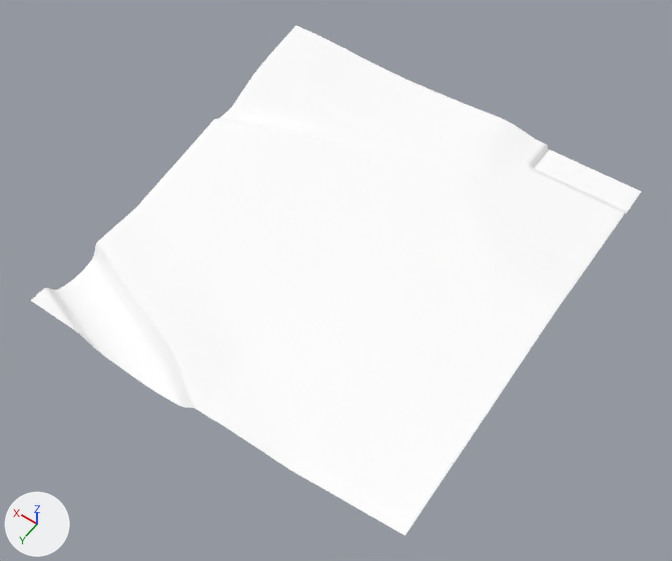
Two versions of the glTF model games/yorimichi/assets/belmonte/meshes/SM_BM_BT_Terrain_2_1.glb, one commit apart.
Camera for both pictures: a 50 mm lens placed at (-587.0, 71.0, 414.0), pointed at (-391.0, -203.0, -17.0). Arrows for +X, +Y and +Z are at lower left; the lights stay in place. The first picture is the older version.

Objects in the first picture: 'SM_BM_BT_Terrain_2_1'.
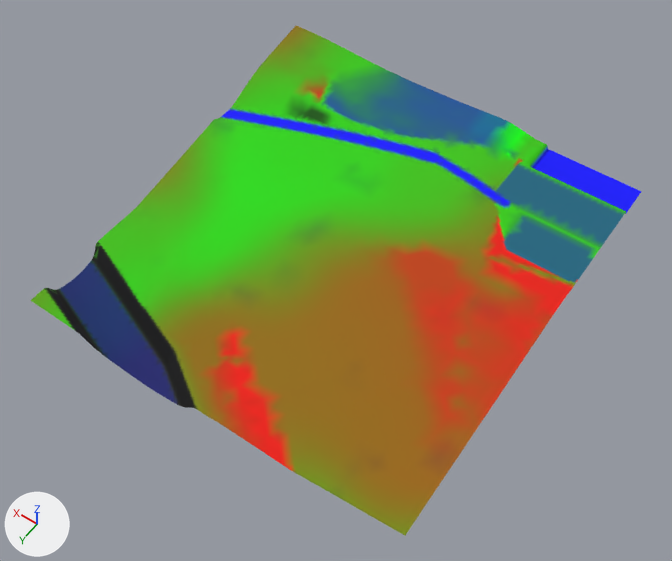
Where the change shows, as pixel boxes (x1, y1, x2, y2) in the pictures (672 x 561 px):
part 1 of me_sm_bt_terrain_2_1, recoloured (darker): (31, 26, 626, 535) in both
part 2 of me_sm_bt_terrain_2_1, recoloured: (45, 110, 327, 409) in both
part 3 of me_sm_bt_terrain_2_1, recoloured (darker): (221, 78, 642, 282) in both

Diff of the bpy script that builds the scene:
```diff
--- a/games/yorimichi/assets/belmonte/meshes/SM_BM_BT_Terrain_2_1.glb.py
+++ b/games/yorimichi/assets/belmonte/meshes/SM_BM_BT_Terrain_2_1.glb.py
@@ me_sm_bt_terrain_2_1 @@
 me_sm_bt_terrain_2_1.from_pydata(...)  # 4094 vertices, 7970 faces; spans x -512.0..-256.0, y -344.0..-88.0, z -29.0..19.0
 # used by ob_sm_bm_bt_terrain_2_1; location = (0.0, 0.0, 0.0)
+# me_sm_bt_terrain_2_1 part 1: 4343 faces centred in x -512.0..-257.0, y -344.0..-89.0, z -24.0..18.0 are repainted in the vertex colours; the middle colour goes from white #ffffff to green #39a800
+# me_sm_bt_terrain_2_1 part 2: 2181 faces centred in x -382.0..-257.0, y -291.0..-89.0, z -29.0..7.0 are repainted in the vertex colours; the middle colour goes from white #ffffff to black #000000
+# me_sm_bt_terrain_2_1 part 3: 1446 faces centred in x -512.0..-257.0, y -344.0..-257.0, z -4.0..18.0 are repainted in the vertex colours; the middle colour goes from white #ffffff to blue #030eeb
 me_sm_bt_terrain_2_1.materials.append(mat_bm_000_m_terrain_015)
```
